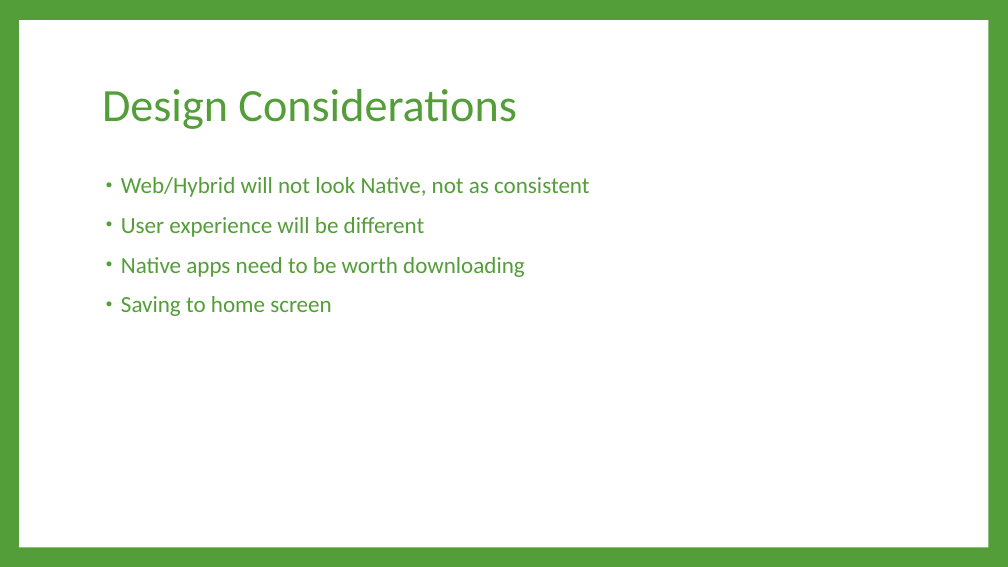
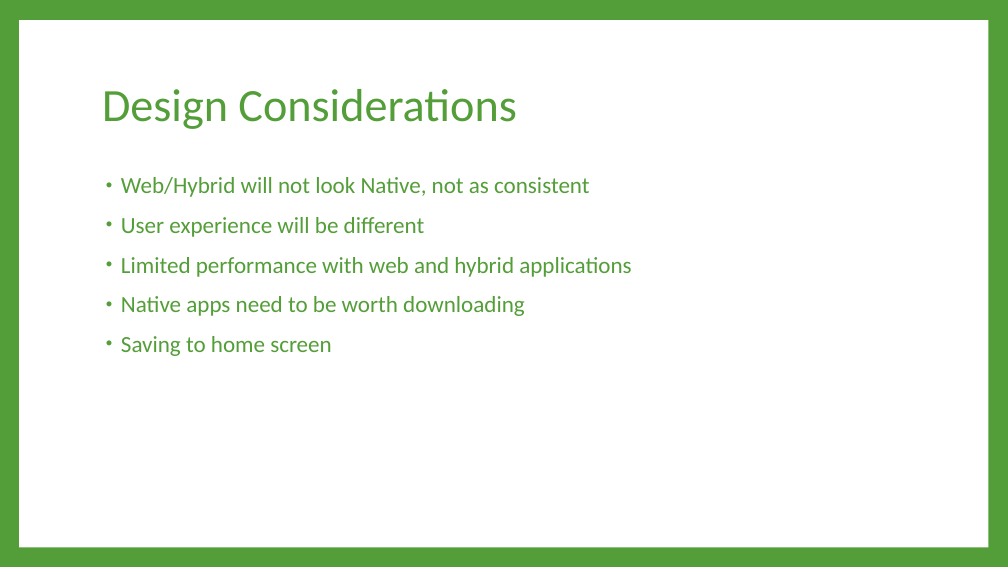
Before and after one commit to sep/WebApp, a slide deck: slide 5 of Mobile Development Strategies.pptx (slide 7 before the commit). Drawn at 1008x567 pixels with LibreOffice and Linux fonts; fonts in the diff are those of the drawing. Boxes give left, top, right and bottom in pixels: in the first picture for what was removed or moved away, otherwise in the second. Text is boxed around its words. In the diff, an @@ line names an element or a change of style, - is before the commit and + after.

```diff
--- a/Mobile Development Strategies.pptx
+++ b/Mobile Development Strategies.pptx
@@ text at <box>121,257,631,277</box>: paragraph added @@
+• Limited performance with web and hybrid applications
```
Also in this commit, not shown: 2 other slides changed, 1 slide added, 3 slides removed.
